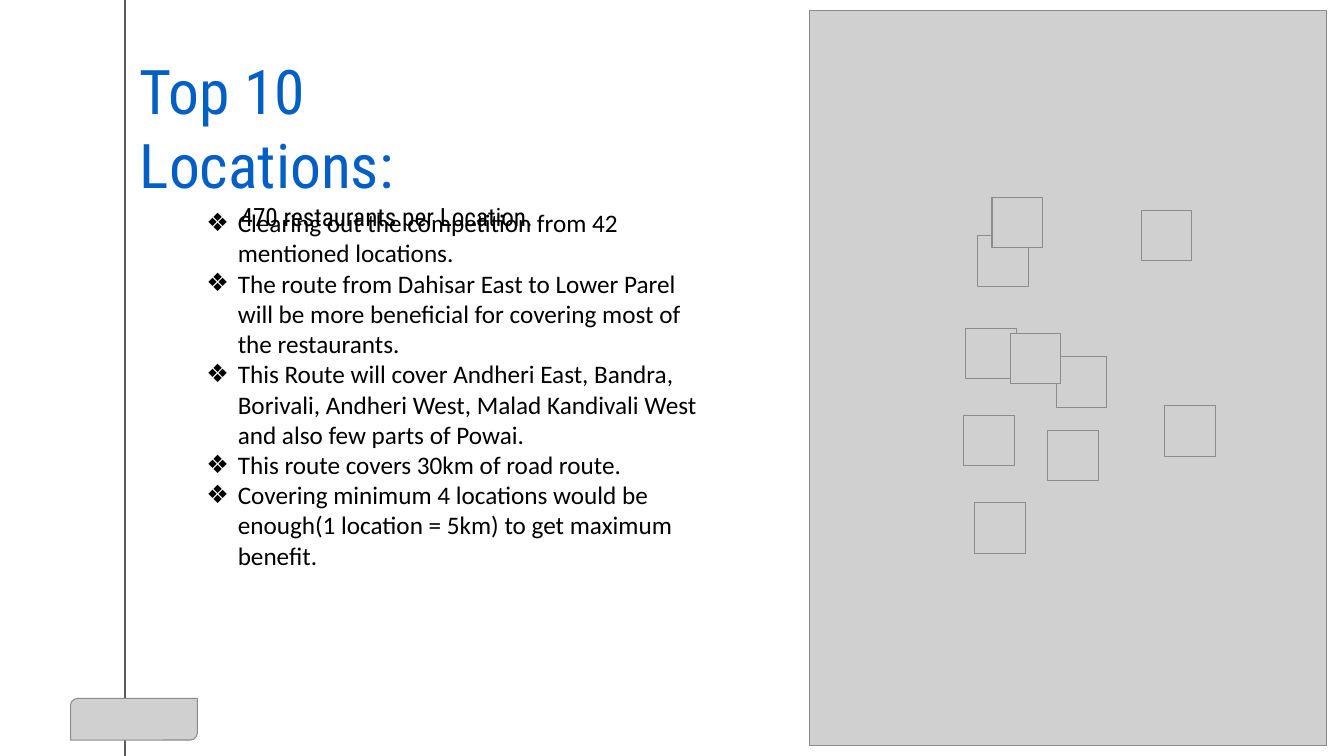
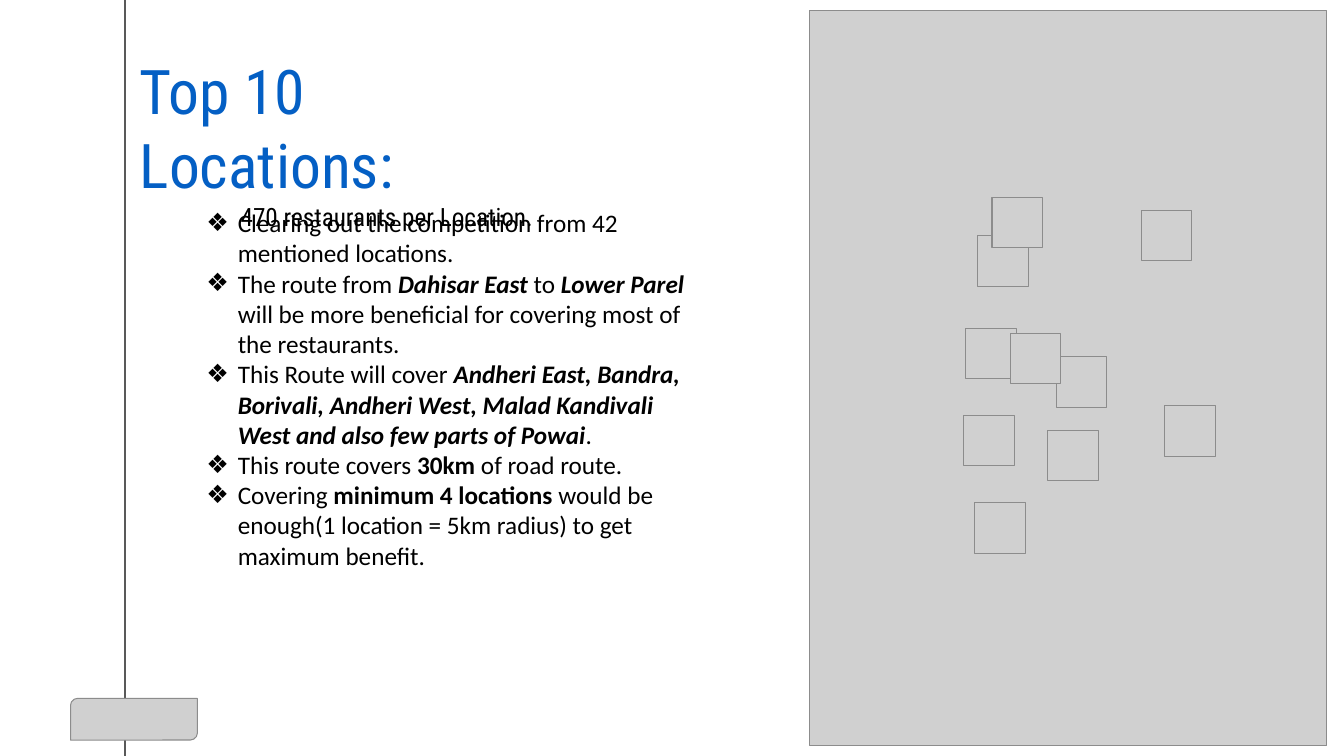
Before and after one commit to Ruthik27/Bed_Rest_and_Order_Services, a slide deck: slide 6 of swiggy_mumbai/Swiggy_Mumbai_eda.pptx. Drawn at 1344x756 pixels with LibreOffice and Linux fonts; fonts in the diff are those of the drawing; grey boxes stand for pictures. Boxes give left, top, right and bottom in pixels: in the first picture for what was removed or moved away, otherwise in the second. Text is boxed around its words. In the diff, an @@ line names an element or a change of style, - is before the commit and + after.

Commit message:
update in ppt

```diff
--- a/swiggy_mumbai/Swiggy_Mumbai_eda.pptx
+++ b/swiggy_mumbai/Swiggy_Mumbai_eda.pptx
@@ text at (x1=238, y1=275, x2=684, y2=475): bold on in "Dahisar East Lower Parel", "Andheri East, Bandra, Borivali, Andheri West, Malad ...", "30km"; italic on in "Dahisar East Lower Parel", "Andheri East, Bandra, Borivali, Andheri West, Malad ..." @@
@@ text at (x1=238, y1=486, x2=653, y2=565): text changed @@
-❖ Covering minimum 4 locations would be enough(1 location = 5km) to get maximum benefit.
+❖ Covering minimum 4 locations would be enough(1 location = 5km radius) to get maximum benefit.
```
Also in this commit, not shown: 3 other slides changed.
